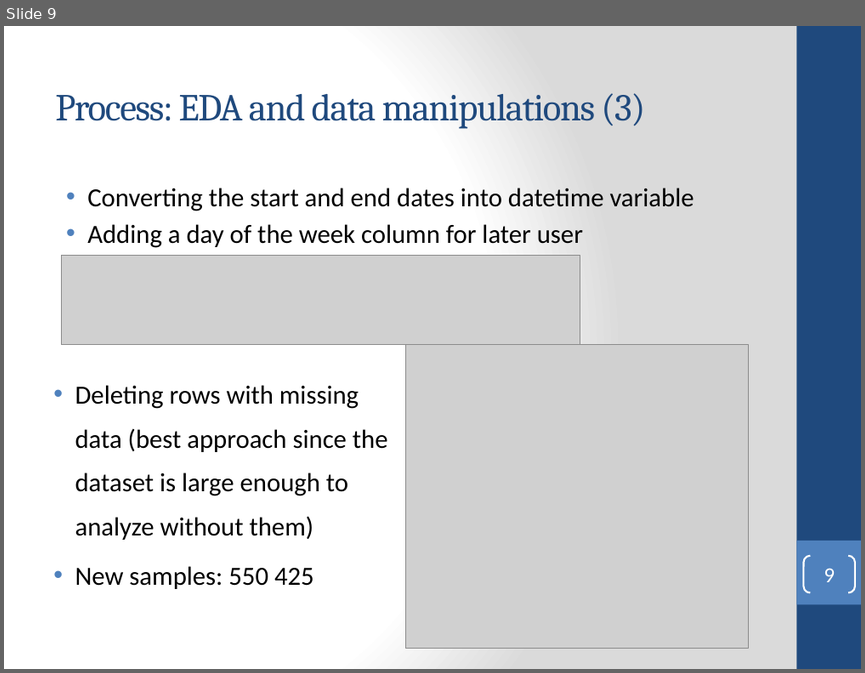
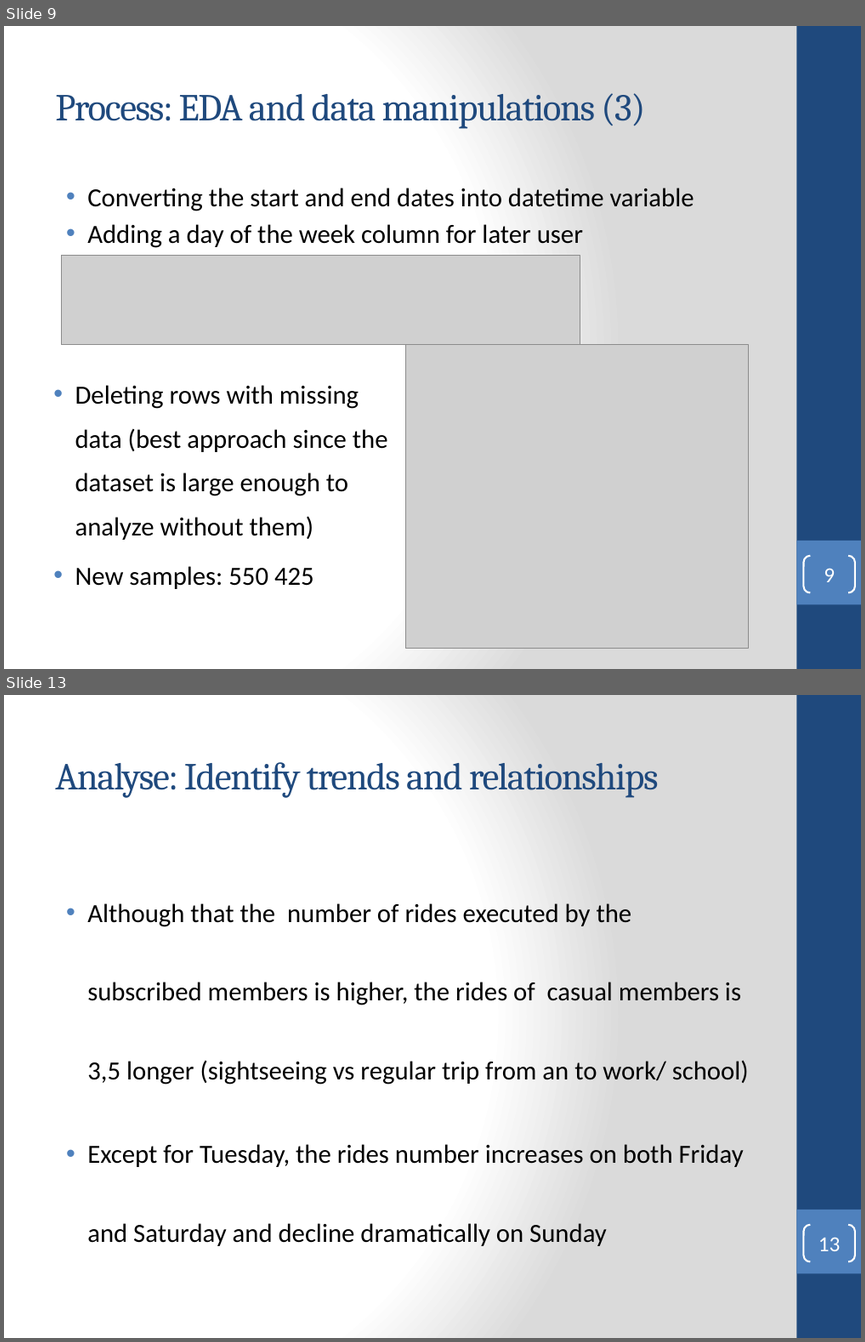
Before and after one commit to dicetvincet/Google-data-analytics-certificate, a slide deck: Google analytics Capstone.pptx. Shown one above the other, each under a label of ours: slide 9 before the commit, slides 9 and 13 after it; the slides between them are not shown. The pictures are 865x673 and 865x1342 pixels, drawn with LibreOffice and Linux fonts; fonts in the diff are those of the drawing; grey boxes stand for pictures. Boxes give left, top, right and bottom in pixels: in the first picture for what was removed or moved away, otherwise in the second. Text is boxed around its words. In the diff, an @@ line names an element or a change of style, - is before the commit and + after.

```diff
--- a/Google analytics Capstone.pptx
+++ b/Google analytics Capstone.pptx
@@ slide 13 added at bbox=[4, 695, 861, 1338], background gradient #FFFFFF to #DADADA; not listed: 2 template elements that a slide beside it also shows @@
@@ title added at bbox=[55, 762, 658, 798], 32 pt, text #1F497D @@
+Analyse: Identify trends and relationships
@@ text added at bbox=[87, 903, 749, 1246], 22 pt, text #000000 @@
+• Although that the number of rides executed by the subscribed members is higher, the rides of casual members is 3,5 longer (sightseeing vs regular trip from an to work/ school)
+• Except for Tuesday, the rides number increases on both Friday and Saturday and decline dramatically on Sunday
@@ page number added at bbox=[803, 1225, 855, 1261], outline #FFFFFF 1.5 pt, 18 pt, text #FFFFFF @@
+13
```
Also in this commit, not shown: 5 slides changed, 6 other slides added, 1 other file.
